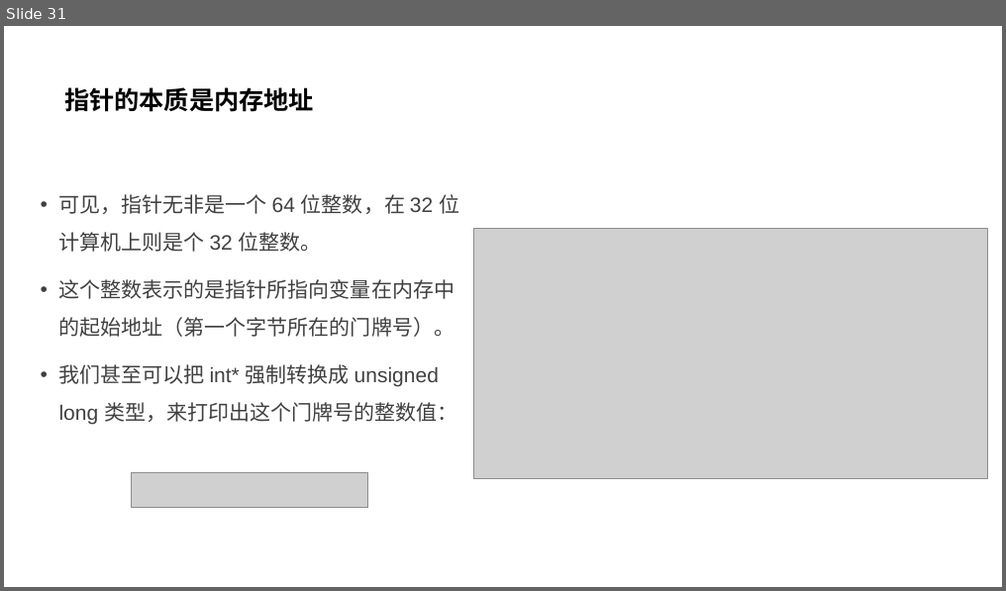
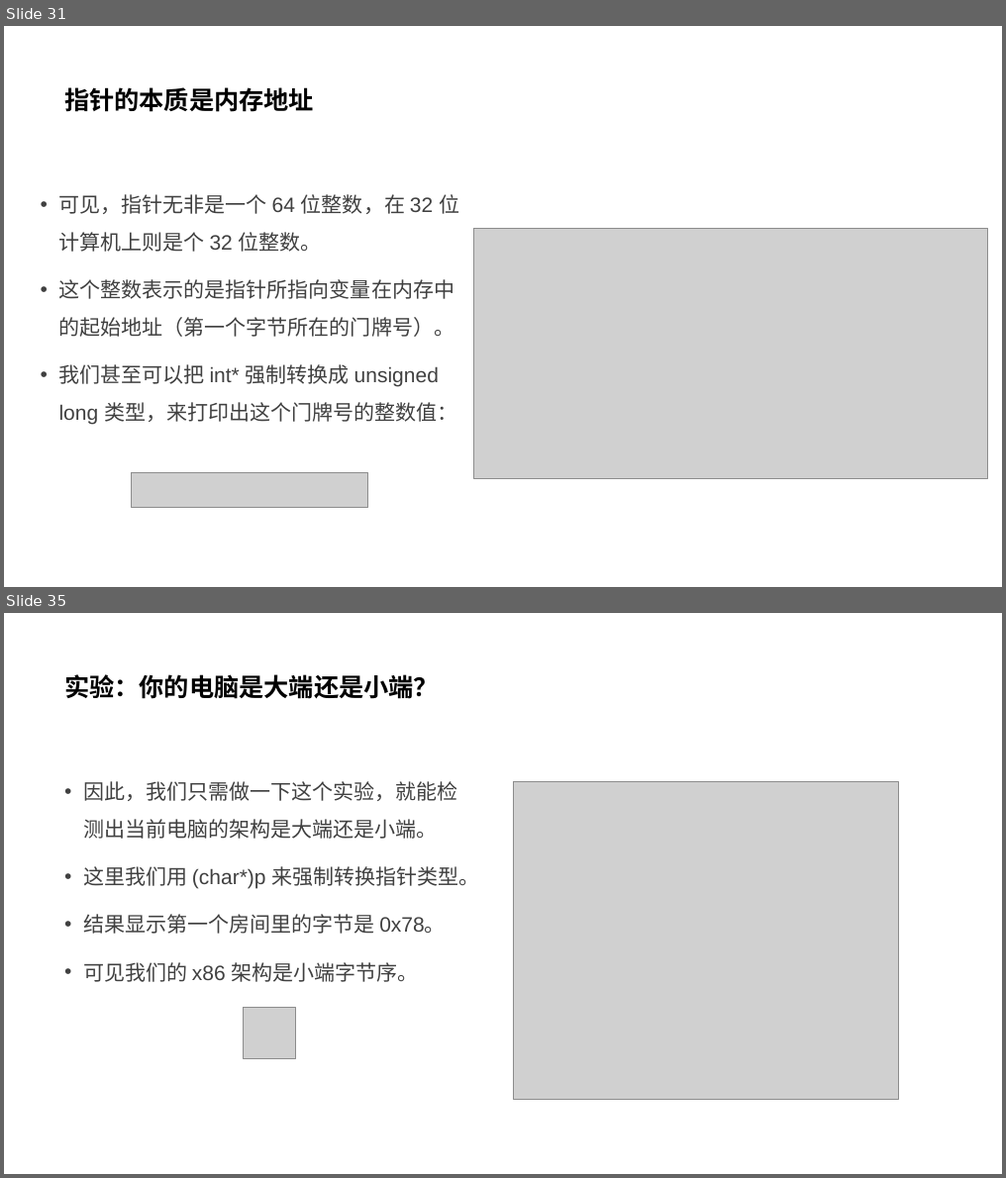
Before and after one commit to parallel101/course, a slide deck: 12/slides.pptx. Shown one above the other, each under a label of ours: slide 31 before the commit, slides 31 and 35 after it; the slides between them are not shown. The pictures are 1006x591 and 1006x1178 pixels, drawn with LibreOffice and Linux fonts; fonts in the diff are those of the drawing; grey boxes stand for pictures. Boxes give left, top, right and bottom in pixels: in the first picture for what was removed or moved away, otherwise in the second. Text is boxed around its words. In the diff, an @@ line names an element or a change of style, - is before the commit and + after.

```diff
--- a/12/slides.pptx
+++ b/12/slides.pptx
@@ slide 35 added at (4,613,1002,1174), background #FFFFFF @@
@@ title added at (64,674,439,699), 24 pt, text #000000, bold @@
+实验：你的电脑是大端还是小端？
@@ text added at (83,781,480,982), 20 pt, text #404040 @@
+• 因此，我们只需做一下这个实验，就能检测出当前电脑的架构是大端还是小端。
+• 这里我们用 (char*)p 来强制转换指针类型。
+• 结果显示第一个房间里的字节是 0x78。
+• 可见我们的 x86 架构是小端字节序。
@@ picture added at (513,782,898,1100) @@
@@ picture added at (243,1008,296,1059) @@
```
Also in this commit, not shown: 1 slide changed, 9 other slides added, 9 other files.
